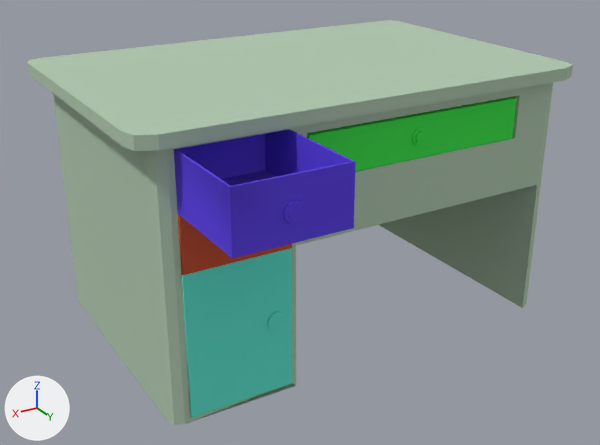
Renders of the Blender file Assets/Custom Models/desky desk.blend from each side of a commit.
One viewpoint serves both versions: a 50 mm lens placed at (5.43, 1.24, 4.32), pointed at (1.53, -5.27, 1.07). The axes (+X, +Y, +Z) are drawn at lower left. The lights are the same throughout.

Objects in the first picture: 'bottom cabinet', 'long drawer', 'mani chself', 'middle drawer', 'top drawer.left', 'top drawer.rear', 'top drawer.right', 'top drawer.top'.
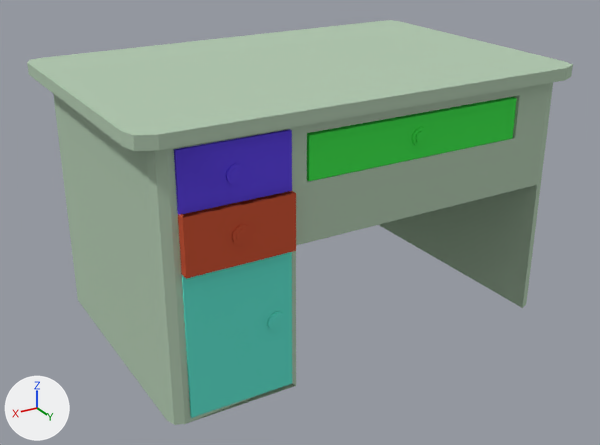
ob_top_drawer is not drawn itself; it is the parent of ob_top_drawer_top, ob_top_drawer_rear, ob_top_drawer_right, ob_top_drawer_bottom, ob_top_drawer_left.

Edits to the bpy script that builds the scene:
```text
Add me_untitled_007:
    me_untitled_007.from_pydata([(-0.927, 0.35, 1.898), (-0.905, 0.372, 2.412), (-0.927, 1.673, 1.898), (-0.905, 1.651, 2.412), (-0.927, 0.35, 2.412), (-0.927, 1.673, 2.412), (-0.905, 0.372, 1.991), (-0.905, 1.651, 1.991)], [], [(0, 4, 5, 2), (1, 3, 5, 4), (3, 1, 6, 7)])
    me_untitled_007.materials.append(mat_middle_shelf)  # red #ca573b
Add me_untitled_005:
    me_untitled_005.from_pydata([(0.066, 0.35, 1.898), (0.043, 0.372, 2.412), (0.043, 1.651, 2.412), (0.066, 1.673, 1.898), (0.066, 0.35, 2.412), (0.066, 1.673, 2.412), (0.043, 0.372, 1.991), (0.043, 1.651, 1.991)], [], [(4, 0, 3, 5), (1, 2, 7, 6), (2, 1, 4, 5)])
    me_untitled_005.materials.append(mat_middle_shelf)  # red #ca573b
Add me_untitled_006:
    me_untitled_006.from_pydata(...)  # 88 vertices, 72 faces; spans x -0.927..0.066, y 1.651..1.694, z 1.898..2.412
    me_untitled_006.materials.append(mat_middle_shelf)  # red #ca573b
Add me_untitled_013:
    me_untitled_013.from_pydata(...)  # 15 vertices, 3 faces; spans x -0.927..0.066, y 0.35..1.673, z 1.898..2.412
    me_untitled_013.materials.append(mat_middle_shelf)  # red #ca573b
Change ob_top_drawer:
    ob_top_drawer.location: (3.15, -5.02, -0.0404) -> (3.15, -5.911, -0.0404)
Change ob_middle_drawer:
    ob_middle_drawer: bpy.data.objects.new('middle drawer', me_untitled_009) -> bpy.data.objects.new('middle drawer', None)
    ob_middle_drawer.location: (3.15, -5.913, -0.53) -> (2.731, -4.178, 1.461)
Add ob_middle_drawer_right:
    ob_middle_drawer_right = bpy.data.objects.new('middle drawer.right', me_untitled_007)
    ob_middle_drawer_right.parent = ob_middle_drawer
    ob_middle_drawer_right.matrix_parent_inverse = Matrix(((1.0, 0.0, 0.0, -2.731), (0.0, 1.0, 0.0, 3.693), (0.0, 0.0, 1.0, -1.461), (0.0, 0.0, 0.0, 1.0)))
    ob_middle_drawer_right.location = (3.15, -5.362, -0.53)
Add ob_middle_drawer_left:
    ob_middle_drawer_left = bpy.data.objects.new('middle drawer.left', me_untitled_005)
    ob_middle_drawer_left.parent = ob_middle_drawer
    ob_middle_drawer_left.matrix_parent_inverse = Matrix(((1.0, 0.0, 0.0, -2.731), (0.0, 1.0, 0.0, 3.693), (0.0, 0.0, 1.0, -1.461), (0.0, 0.0, 0.0, 1.0)))
    ob_middle_drawer_left.location = (3.15, -5.362, -0.53)
Add ob_middle_drawer_front:
    ob_middle_drawer_front = bpy.data.objects.new('middle drawer.front', me_untitled_006)
    ob_middle_drawer_front.parent = ob_middle_drawer
    ob_middle_drawer_front.matrix_parent_inverse = Matrix(((1.0, 0.0, 0.0, -2.731), (0.0, 1.0, 0.0, 3.693), (0.0, 0.0, 1.0, -1.461), (0.0, 0.0, 0.0, 1.0)))
    ob_middle_drawer_front.location = (3.15, -5.362, -0.53)
Add ob_middle_drawer_bottom:
    ob_middle_drawer_bottom = bpy.data.objects.new('middle drawer.bottom', me_untitled_013)
    ob_middle_drawer_bottom.parent = ob_middle_drawer
    ob_middle_drawer_bottom.matrix_parent_inverse = Matrix(((1.0, 0.0, 0.0, -2.731), (0.0, 1.0, 0.0, 3.693), (0.0, 0.0, 1.0, -1.461), (0.0, 0.0, 0.0, 1.0)))
    ob_middle_drawer_bottom.location = (3.15, -5.362, -0.53)
```

Boxes [x1, y1, x2, y2] around the edits, measured in the pictures (600 x 445 px):
'top drawer.top', moved: before [230, 161, 356, 258]; after [175, 130, 292, 215]
'middle drawer.front', added (red): after [183, 193, 296, 279]
'top drawer.left', moved: before [174, 149, 232, 258]; after [174, 149, 179, 214]
'top drawer.right', moved: before [265, 129, 355, 177]; after [219, 129, 290, 142]
'top drawer.rear', moved: before [177, 134, 265, 179]; after [178, 142, 216, 149]
'middle drawer', no longer drawn (red): before [178, 214, 292, 275]
'top drawer.bottom', moved (not visible afterwards): before [221, 170, 276, 186]
'middle drawer.left', added: after [178, 214, 186, 278]
'middle drawer.bottom', added: after [182, 202, 240, 216]
'middle drawer.right', added: after [239, 191, 295, 204]
